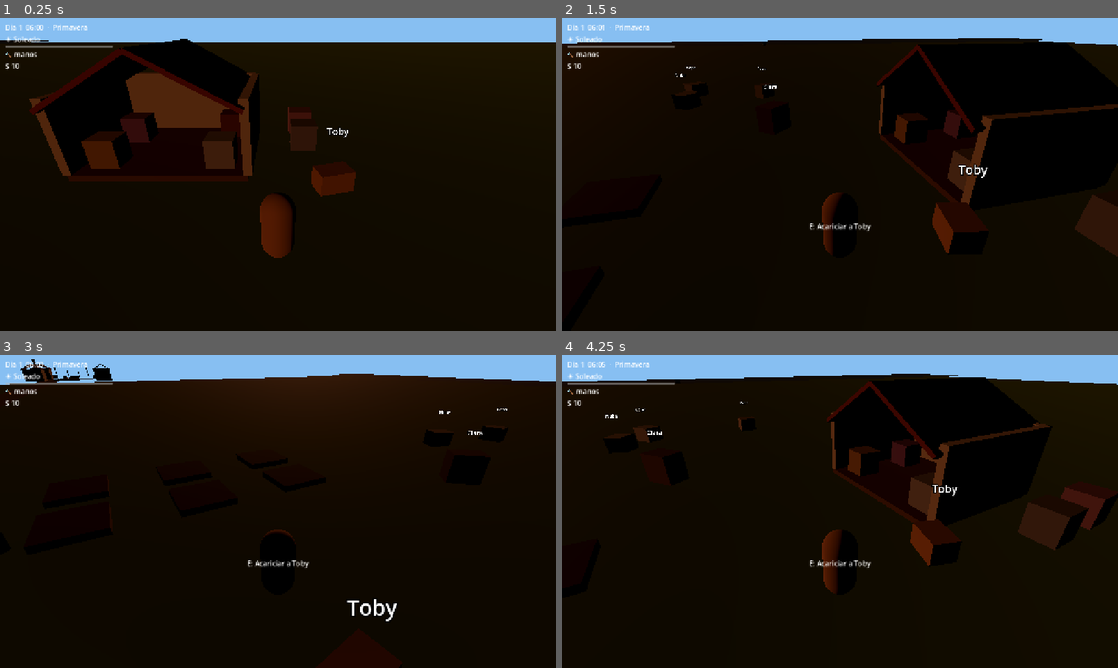
Above: before the commit, frames 1-4 (two rows, left to right).
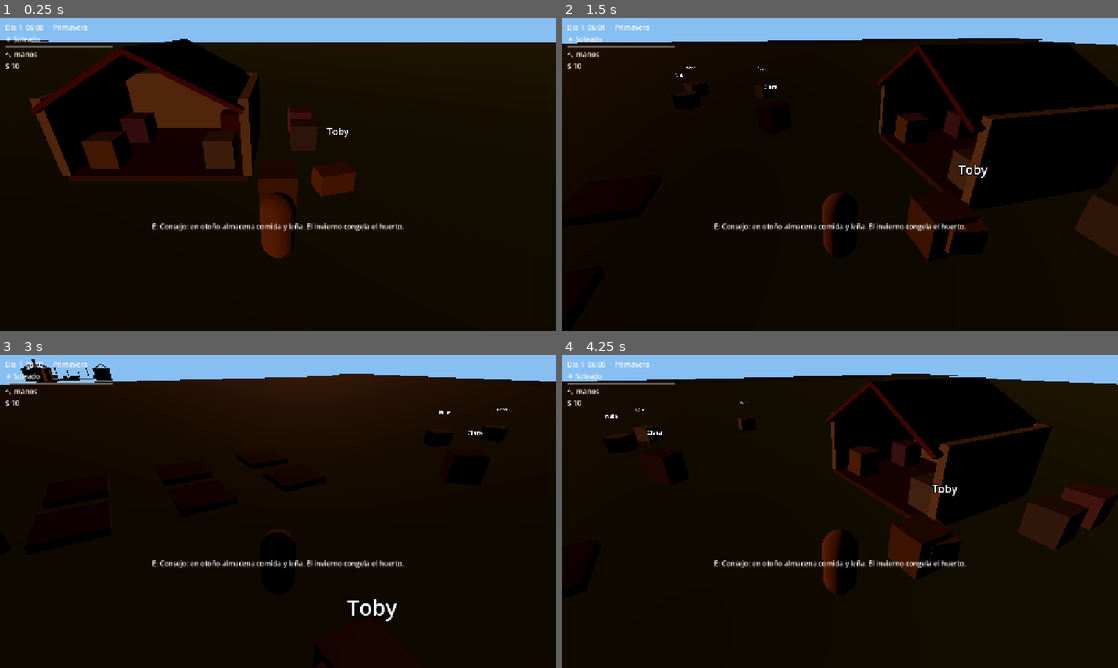
Above: after the commit, the same moments.

Repository: rafael-espinosa-rodriguez/nuestra-vida-en-el-campo
Game: Godot game, scene res://scenes/Main.tscn
The game is run twice, just before and just after one commit, with the same random seed, the same clock (stepped at 60 frames per second) and the same inputs.
Inputs (mouse positions are in pixels of both pictures, inside the frame that each line leads up to):
- Up to frame 1 (0.25 s): no input
- Up to frame 2 (1.5 s): tap Enter (ui_accept) at 0.5, 0.77, 1.07 s; move the mouse to (962, 158) at 0.52 s; hold D (move_right) 0.53-1.25 s; tap E (interact) at 0.6 s; click (962, 158) at 0.67 s; drag from (728, 190) to (812, 237) at 1.27 s
- Up to frame 3 (3 s): move the mouse to (333, 442) at 2.02 s; hold D (move_right) 2.03-2.75 s; tap E (interact) at 2.1 s; drag from (250, 574) to (111, 464) at 2.77 s
- Up to frame 4 (4.25 s): move the mouse to (1006, 558) at 3.52 s; hold A (move_left) from 3.53 s (still down); tap T (trade) at 3.6 s; tap Enter (ui_accept) at 3.77, 4.07 s; tap E (interact) at 3.8 s

The runs differ from the first frame. In frame 1, 1.0% of the frame differs, in the area x 27-73%, y 51-68%; in frame 2, 1.4%; in frame 3, 0.7%; in frame 4, 1.5%, in the area x 27-73%, y 51-72%.

Commit message:
feat(spec-016): invierno con nieve, huerto congelado, calor de chimenea + smoke

Diff:
--- a/scenes/Main.tscn
+++ b/scenes/Main.tscn
@@ -12,6 +12,14 @@
 [ext_resource type="Resource" path="res://resources/data/animals/oveja.tres" id="10"]
 [ext_resource type="Resource" path="res://resources/data/animals/cabra.tres" id="11"]
 
+[sub_resource type="StandardMaterial3D" id="mat_snow"]
+albedo_color = Color(1, 1, 1, 1)
+
+[sub_resource type="SphereMesh" id="mesh_flake"]
+material = SubResource("mat_snow")
+radius = 0.06
+height = 0.12
+
 [sub_resource type="StandardMaterial3D" id="mat_water"]
 albedo_color = Color(0.3, 0.55, 0.85, 1)
 
@@ -260,6 +268,26 @@
 position = Vector3(1, 0.5, -8)
 prop_id = "telar"
 
+[node name="Snow" type="CPUParticles3D" parent="." groups=["snow"]]
+visible = false
+amount = 500
+lifetime = 5.0
+emitting = true
+emission_shape = 3
+emission_box_extents = Vector3(100, 5, 100)
+direction = Vector3(0, -1, 0)
+spread = 15.0
+gravity = Vector3(0, -2, 0)
+initial_velocity_min = 1.0
+initial_velocity_max = 2.0
+color = Color(1, 1, 1, 1)
+draw_pass_1 = SubResource("mesh_flake")
+
+[node name="WinterSign" parent="." instance=ExtResource("7")]
+position = Vector3(0, 0.5, -2)
+prop_id = "sign"
+info_text = "Consejo: en otoño almacena comida y leña. El invierno congela el huerto."
+
 [node name="Tree1" parent="." instance=ExtResource("8")]
 position = Vector3(70, 0, -30)
 
--- a/scripts/components/plot.gd
+++ b/scripts/components/plot.gd
@@ -128,12 +128,22 @@
 func new_day() -> void:
 	if state != State.PLANTED:
 		return
+	if _is_winter():
+		# El huerto se congela: no crece, pero no muere (diseño acogedor).
+		watered = false
+		_refresh()
+		return
 	if watered:
 		growth += 1
 		if growth >= int(GROW_DAYS.get(crop_id, 99)):
 			state = State.READY
 	watered = false
 	_refresh()
+
+
+func _is_winter() -> bool:
+	var time_sys: Node = get_node_or_null("/root/TimeSystem")
+	return time_sys != null and time_sys.has_method("season_index") and int(time_sys.call("season_index")) == 3
 
 
 func harvest() -> String:
--- a/scripts/components/prop.gd
+++ b/scripts/components/prop.gd
@@ -35,6 +35,15 @@
 	if prop_id == "forage":
 		depleted = false
 		mesh.visible = true
+
+
+func _process(delta: float) -> void:
+	# Aura de calor: junto a la chimenea encendida se recupera energia (GDD §13).
+	if prop_id != "fireplace" or not lit:
+		return
+	for p: Node in get_tree().get_nodes_in_group("player"):
+		if p is Node3D and global_position.distance_to((p as Node3D).global_position) < 4.0 and p.has_method("restore_energy"):
+			p.restore_energy(2.0 * delta)
 
 
 func get_prompt() -> String:
--- a/scripts/systems/farming_system.gd
+++ b/scripts/systems/farming_system.gd
@@ -11,7 +11,7 @@
 
 func on_new_day(_day: int) -> void:
 	var weather: Node = get_node_or_null("/root/WeatherSystem")
-	if weather != null and int(weather.get("current")) == 2:
+	if weather != null and int(weather.get("current")) in [2, 3]:
 		water_all()
 	for plot: Node in get_tree().get_nodes_in_group("plots"):
 		if plot.has_method("new_day"):
--- a/scripts/systems/time_system.gd
+++ b/scripts/systems/time_system.gd
@@ -85,6 +85,8 @@
 			return 0.7
 		2:
 			return 0.45
+		3:
+			return 0.5
 	return 1.0
 
 
@@ -112,3 +114,6 @@
 	for g: Node in get_tree().get_nodes_in_group("ground"):
 		if g is MeshInstance3D and season_index() < _ground_mats.size():
 			(g as MeshInstance3D).set_surface_override_material(0, _ground_mats[season_index()])
+	for s: Node in get_tree().get_nodes_in_group("snow"):
+		if s is GPUParticles3D or s is CPUParticles3D:
+			(s as Node3D).visible = season_index() == 3
--- a/scripts/systems/weather_system.gd
+++ b/scripts/systems/weather_system.gd
@@ -4,13 +4,14 @@
 
 signal weather_changed(new_weather: int)
 
-enum Weather { SOLEADO, NUBLADO, LLUVIA }
+enum Weather { SOLEADO, NUBLADO, LLUVIA, NIEVE }
 
-# Estacion (0 prim, 1 ver, 2 oto) -> {dia_en_temporada -> clima}.
+# Estacion (0 prim, 1 ver, 2 oto, 3 inv) -> {dia_en_temporada -> clima}.
 const SEASON_WEEKS := {
 	0: {1: 0, 2: 0, 3: 1, 4: 0, 5: 1, 6: 2, 7: 0},
 	1: {1: 0, 2: 0, 3: 0, 4: 1, 5: 0, 6: 2, 7: 0},
 	2: {1: 1, 2: 2, 3: 0, 4: 1, 5: 2, 6: 2, 7: 1},
+	3: {1: 1, 2: 3, 3: 1, 4: 3, 5: 1, 6: 3, 7: 1},
 }
 
 var current: int = Weather.SOLEADO
--- a/scripts/ui/hud.gd
+++ b/scripts/ui/hud.gd
@@ -18,7 +18,7 @@
 		time_label.text = "Dia %d  %02d:%02d  ·  %s" % [int(time_sys.get("current_day")), int(h), int((h - floor(h)) * 60.0), season.capitalize()]
 	var weather: Node = get_node_or_null("/root/WeatherSystem")
 	if weather != null:
-		weather_label.text = ["☀ Soleado", "☁ Nublado", "🌧 Lluvia"][clampi(int(weather.get("current")), 0, 2)]
+		weather_label.text = ["☀ Soleado", "☁ Nublado", "🌧 Lluvia", "❄ Nieve"][clampi(int(weather.get("current")), 0, 3)]
 	var players: Array[Node] = get_tree().get_nodes_in_group("player")
 	if not players.is_empty():
 		var p: Node = players[0]
--- /dev/null
+++ b/tests/smoke_016.gd
@@ -0,0 +1,54 @@
+extends SceneTree
+## Smoke spec 016: invierno congela el huerto, nieve visible, calor de chimenea.
+
+var _frames := 0
+var _main: Node
+
+
+func _process(_delta: float) -> bool:
+	_frames += 1
+	if _frames == 5:
+		_phase_one()
+	if _frames == 8:
+		_phase_two()
+		quit()
+	return false
+
+
+func _phase_one() -> void:
+	_main = load("res://scenes/Main.tscn").instantiate()
+	root.add_child(_main)
+	var time_sys: Node = root.get_node_or_null("TimeSystem")
+	var weather: Node = root.get_node_or_null("WeatherSystem")
+	var inv: Node = root.get_node_or_null("InventorySystem")
+	var player: Node = get_nodes_in_group("player")[0]
+	time_sys.set("current_day", 22)
+	assert(String(time_sys.call("season_name")) == "invierno", "D22 invierno")
+	weather.call("roll_daily_weather", 23)
+	assert(int(weather.get("current")) == 3, "nieve en invierno")
+	weather.call("roll_daily_weather", 22)
+	assert(int(weather.get("current")) == 1, "dia 1 de invierno nublado")
+	var plots: Array[Node] = get_nodes_in_group("plots")
+	time_sys.set("current_day", 1)
+	plots[0].call("till")
+	assert(bool(plots[0].call("plant", "trigo")), "siembra control en primavera")
+	plots[0].call("water")
+	time_sys.set("current_day", 22)
+	plots[0].call("new_day")
+	assert(int(plots[0].get("growth")) == 0, "huerto congelado: no crece")
+	inv.call("add_item", "madera", 1)
+	var fire: Node = _main.get_node("Fireplace")
+	fire.call("interact", player)
+	assert(bool(fire.get("lit")), "chimenea encendida")
+	player.set("energy", 50.0)
+	player.set("global_position", Vector3(-2, 0.8, -6.6))
+	time_sys.set("hour", 12.0)
+
+
+func _phase_two() -> void:
+	var player: Node = get_nodes_in_group("player")[0]
+	assert(float(player.get("energy")) > 50.0, "aura de calor restaura energia")
+	assert(bool(_main.get_node("Snow").visible), "nieve visible en invierno")
+	var sign: Node = _main.get_node("WinterSign")
+	assert(String(sign.call("get_prompt")).contains("huerto"), "cartel de preparacion")
+	print("SMOKE016 OK")
Not shown: 1 places in scenes/Main.tscn that only renumber resources
Not shown, added: tests/smoke_016.gd.uid
